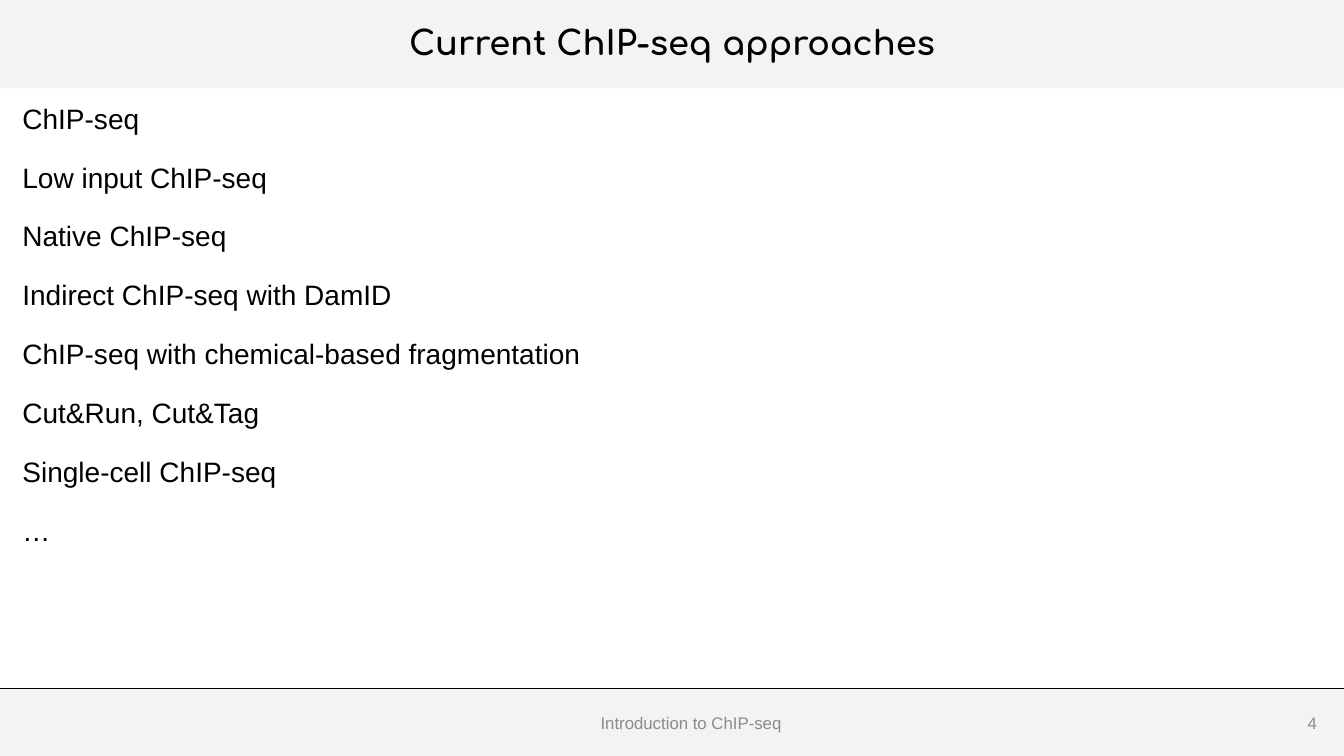
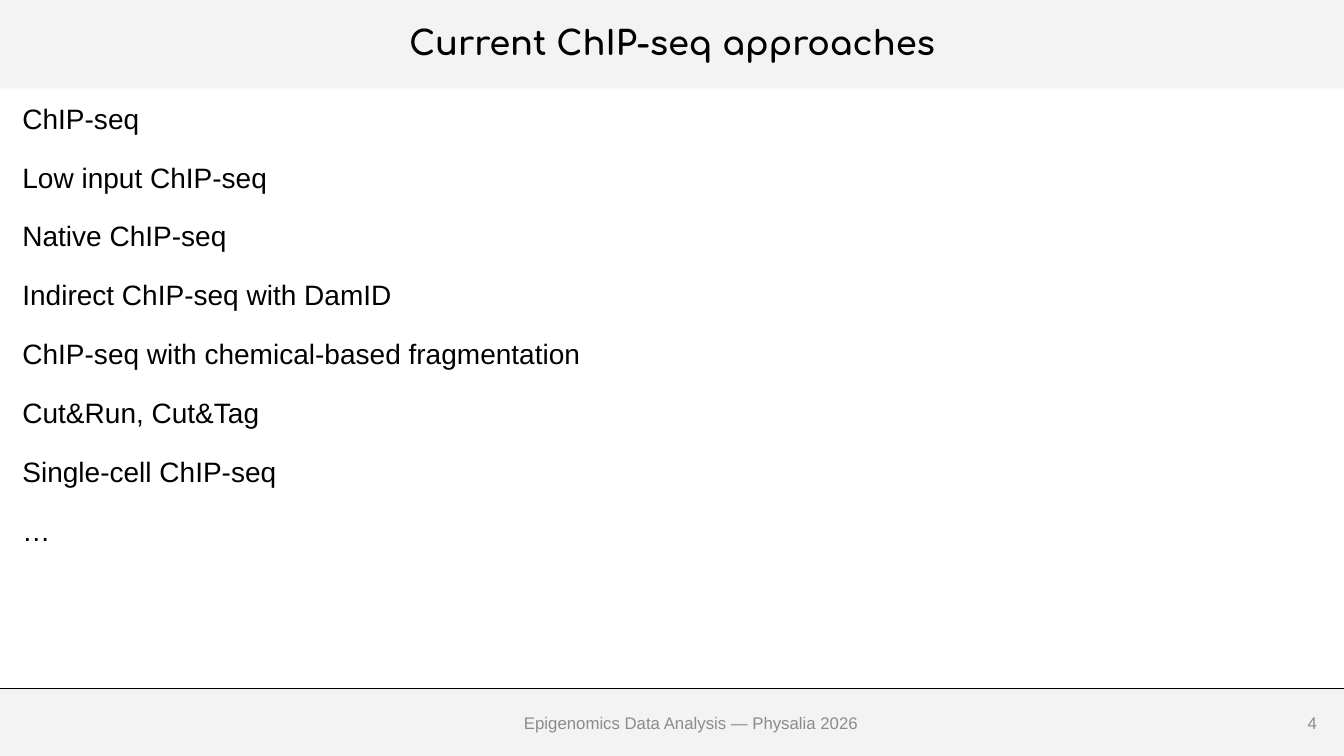
Before and after one commit to js2264/NGS-Physalia, a slide deck: slide 4 of inst/docs/Lecture5.pptx. Drawn at 1344x756 pixels with LibreOffice and Linux fonts; fonts in the diff are those of the drawing; background and template pictures are left out. Boxes give left, top, right and bottom in pixels: in the first picture for what was removed or moved away, otherwise in the second. Text is boxed around its words. In the diff, an @@ line names an element or a change of style, - is before the commit and + after.

```diff
--- a/inst/docs/Lecture5.pptx
+++ b/inst/docs/Lecture5.pptx
@@ text at (524,717,857,733): text changed @@
-Introduction to ChIP-seq
+Epigenomics Data Analysis — Physalia 2026
```
Also in this commit, not shown: 20 other slides changed, 6 other files.
